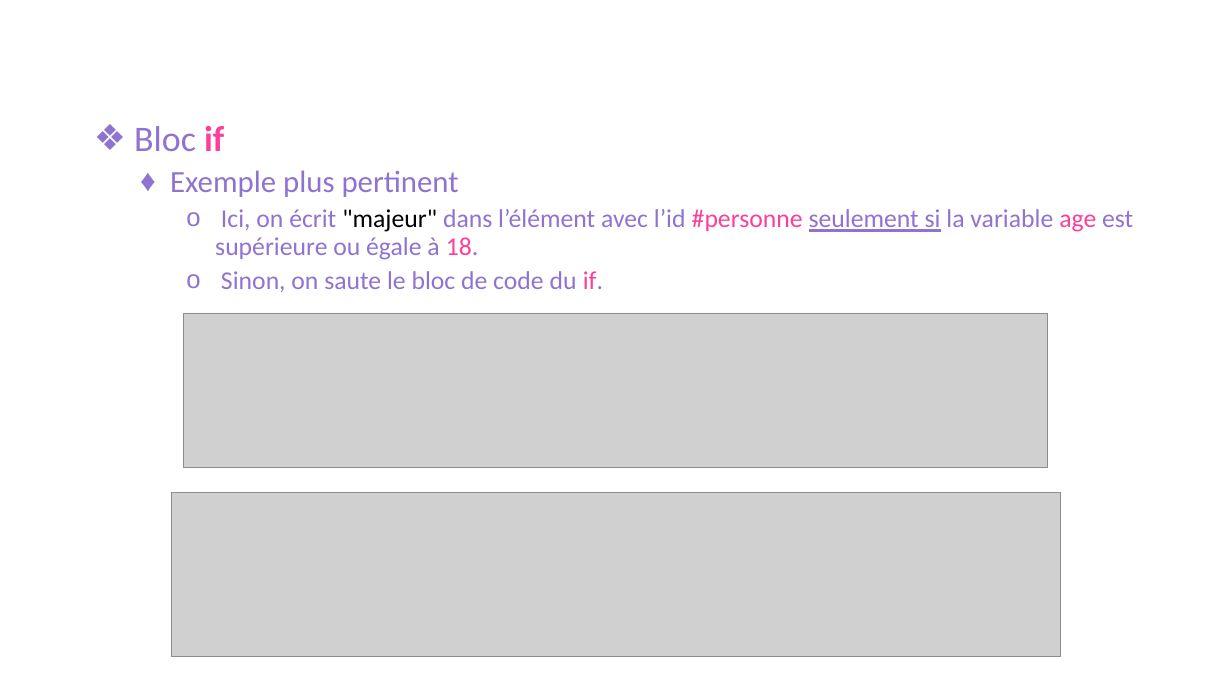
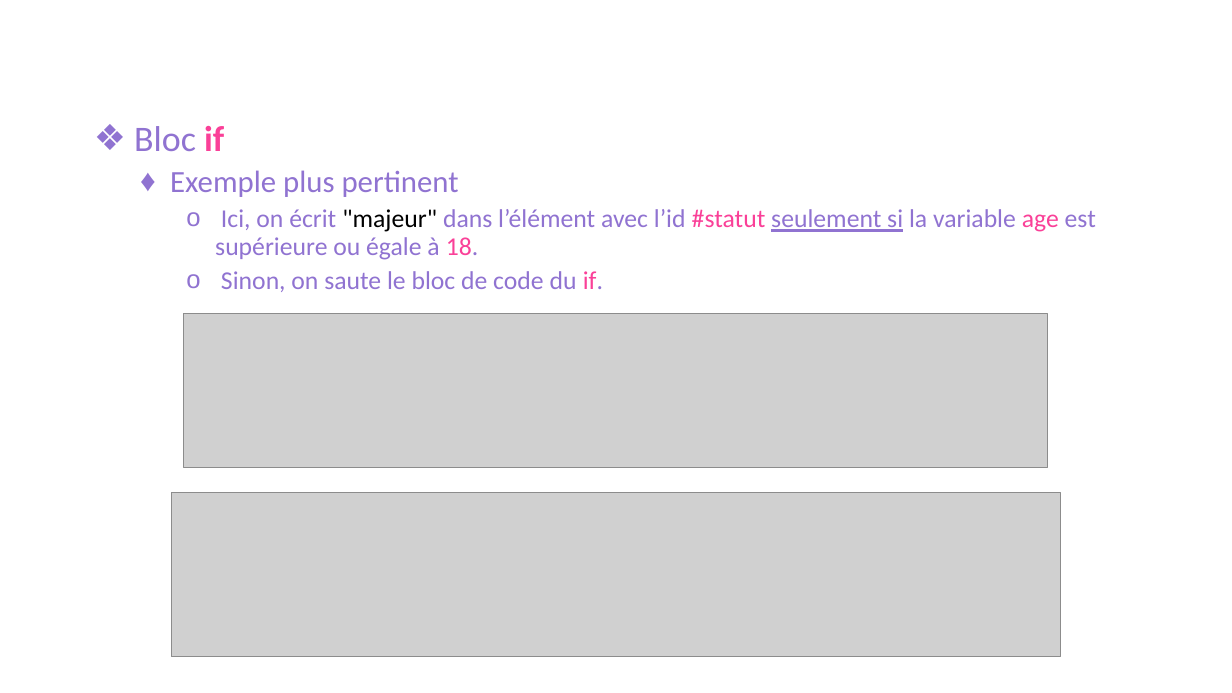
Before and after one commit to mathieudupont/A22-905, a slide deck: slide 20 of semaine_04/420905_semaine4.pptx. Drawn at 1232x693 pixels with LibreOffice and Linux fonts; fonts in the diff are those of the drawing; grey boxes stand for pictures; background and template pictures are left out. Boxes give left, top, right and bottom in pixels: in the first picture for what was removed or moved away, otherwise in the second. Text is boxed around its words. In the diff, an @@ line names an element or a change of style, - is before the commit and + after.

```diff
--- a/semaine_04/420905_semaine4.pptx
+++ b/semaine_04/420905_semaine4.pptx
@@ text at [215, 209, 1096, 260]: text changed @@
-    o Ici, on écrit "majeur" dans l’élément avec l’id #personne seulement si la variable age est supérieure ou égale à 18.
+    o Ici, on écrit "majeur" dans l’élément avec l’id #statut seulement si la variable age est supérieure ou égale à 18.
```
Also in this commit, not shown: 1 other slide changed, 1 other file.
